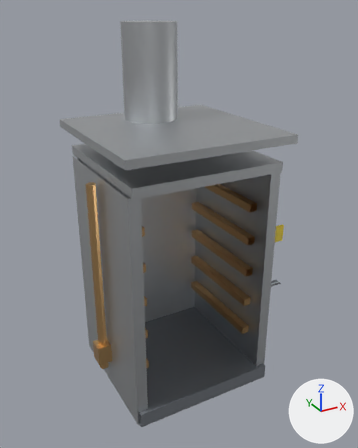
The FBX model Tools/butchery/fbx/SM_SINGE_CABINET.fbx: old version first, new version second.
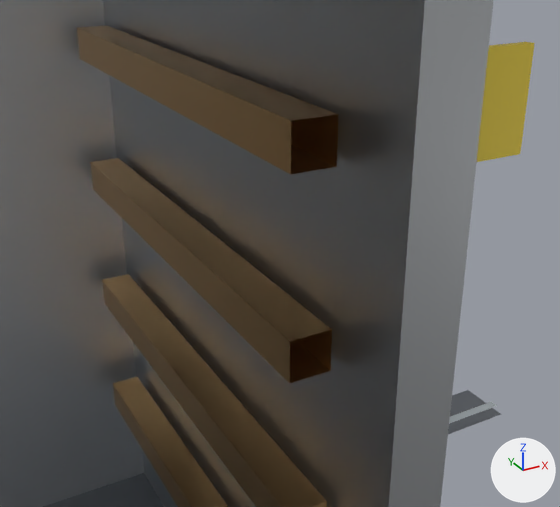
Each version appears first whole from a 50 mm lens placed at (-2.827, -5.22, 4.766), pointed at (0.01, -0.062, 2.187), and next in a close-up from a 50 mm lens placed at (-0.023, -1.883, 2.438), pointed at (0.693, -0.581, 1.787). The lights are fixed; the arrows at lower right show +X, +Y and +Z. The older version's two pictures come first.

Objects in the first close-up: 'SM_SINGE_CABINET'.
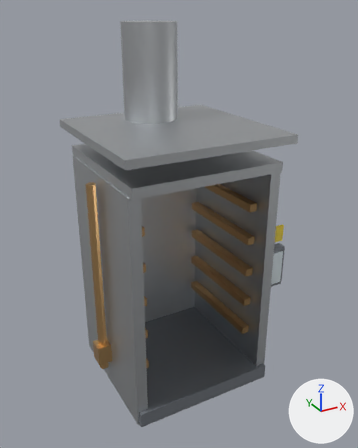
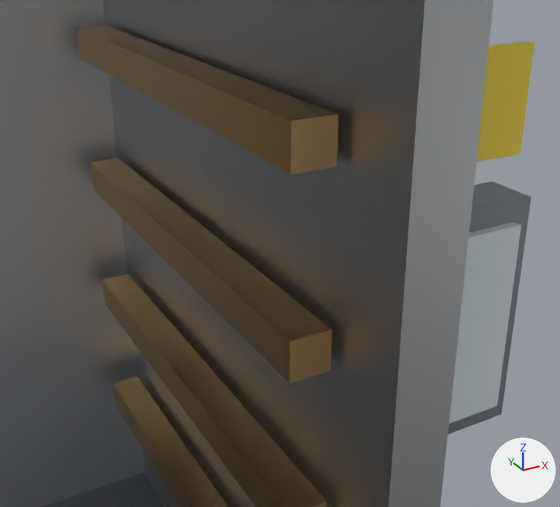
What differs and where, as boxes (x1, y1, x2, y2) in the close-ups (560 x 507 px):
part 1 of me_sm_singe_cabinet_001, built on
    after: (290, 114, 531, 434)

What changed in the scene script:
```text
Change me_sm_singe_cabinet_001:
    used by ob_sm_singe_cabinet; location = (0.0, 0.0, 0.0)
    remove me_sm_singe_cabinet_001.from_pydata(...)  # 200 vertices, 143 faces; spans x -1.21..1.21, y -1.05..1.05, z 0.0..4.6
    add me_sm_singe_cabinet_001.from_pydata(...)  # 208 vertices, 163 faces; spans x -1.21..1.21, y -1.05..1.05, z 0.0..4.6
    me_sm_singe_cabinet_001 part 1
    1 face is deleted
    8 vertices are added at x 0.77..1.21, y -0.78..-0.64, z 1.83..1.88
    8 new faces join them, mat_m_butchery_steelbrushed (light grey #c8cbce)
    6 new faces join them, mat_m_butchery_paintedframe (grey #868b93)
    3 new faces join them, mat_m_butchery_copper (beige #ddb37c)
    3 new faces join them, mat_m_butchery_perspex (white #dde7ec)
    1 new face joins them, mat_m_butchery_safetyyellow (yellow #efd43f)
```
